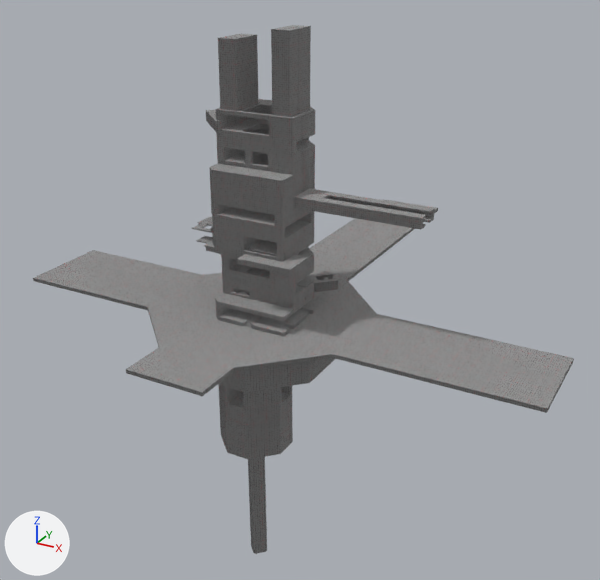
Two versions of the glTF model floating_building.glb, one commit apart.
The view is the same before and after, from a 50 mm camera at (199.0, -262.0, 176.0) aimed at (-4.0, 107.0, -9.0). Lighting does not change. The marker at lower left points along +X, +Y and +Z. Where no turn or scale is listed for an object, it has been applied to the vertices. Vertices at the same position are counted once.

Objects in the first picture: 'building_export_this_one'.
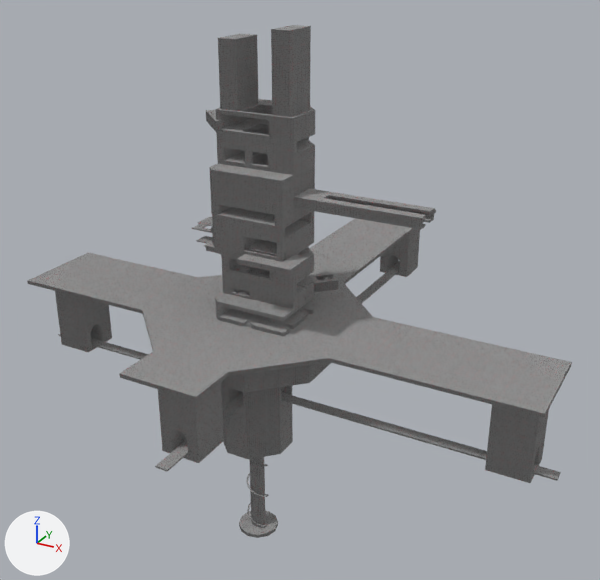
Where the newer file only moved an object's origin or applied its transform, the numbers keep the older frame.

Where the change shows, as pixel boxes (x1, y1, x2, y2) in the pictures (600 x 580 px):
'building_export_this_one', reshaped
    before: (33, 25, 574, 554)
    after: (27, 25, 572, 538)
part 1 of me_cube_009, rebuilt
    before: (33, 199, 574, 413)
    after: (27, 210, 572, 418)
part 2 of me_cube_009, built on
    before: (228, 386, 293, 554)
    after: (55, 229, 561, 538)

The change in detail:
me_cube_009 is used by ob_building_export_this_one; location (4.8, 58.4, -0.1).
me_cube_009 had 9661 vertices, 15621 faces and spanned x -134.0..143.0, y -80.0..198.0, z -145.0..136.0.
me_cube_009 now has 12359 vertices, 19760 faces and spans x -136.0..149.0, y -85.0..203.0, z -128.0..136.0.
me_cube_009 part 1: the loose piece of 32 vertices spanning x -134.0..143.0, y -80.0..198.0, z -2.0..0.0 is rebuilt with 40 vertices and now spans x -134.0..143.0, y -84.0..194.0, z -2.0..0.0.
me_cube_009 part 2: 3 vertices moved from x -16.0..18.0, y -8.0..1.0, z -72.0..41.0 to x -18.0..18.0, y -11.0..1.0, z -72.0..41.0; 61 vertices removed from x -23.0..14.0, y -25.0..12.0, z -145.0..32.0; 2511 vertices added at x -136.0..149.0, y -85.0..203.0, z -128.0..41.0.
